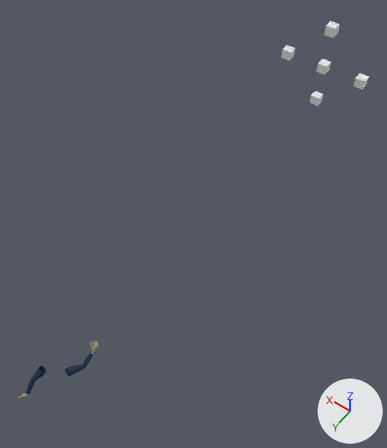
The Blender file Assets/3D Assets/Hands/FPS Mode Anims/Put Document In Mailbox.blend: old version first, new version second.
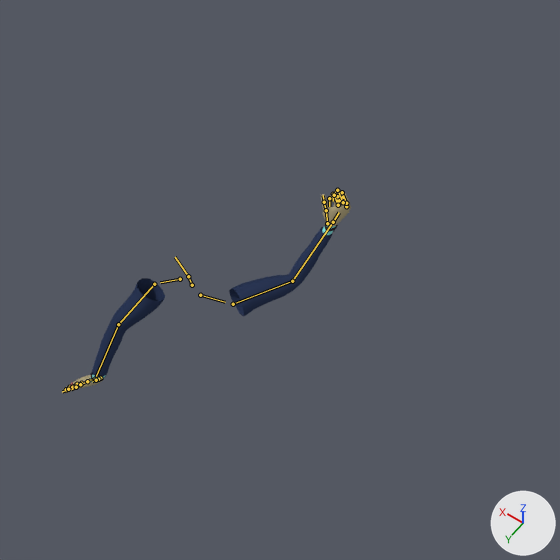
There are two pictures of each version: one whole from a camera (50 mm lens) standing at (-18.1, 7.2, 45.1) and looking at (-0.3, -17.7, 6.0), one close up on the part from 0% to 41% of the width and 64% to 100% of the height. Arrows for +X, +Y and +Z are at lower right; the lights stay in place. Both versions are drawn at frame 0 of the action 'metarigAction'; the numbers are the values there. The bones that bend it are drawn over the model as lines in the close-ups.

In view in the first close-up: 'Character Mesh'.
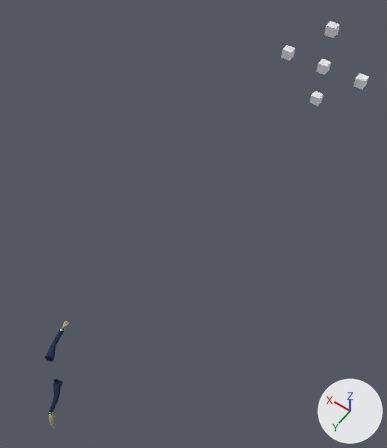
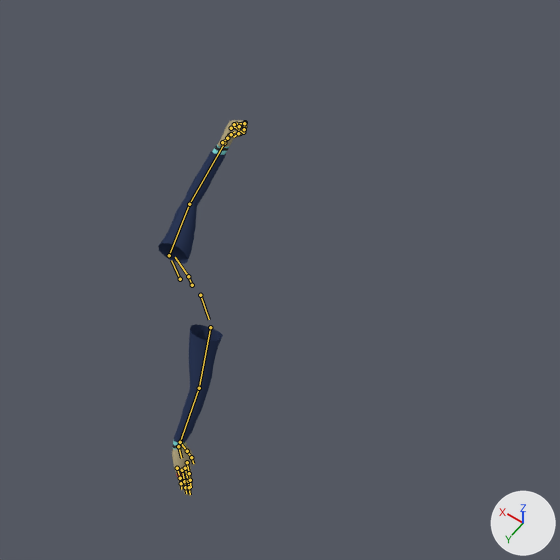
Boxes [x1, y1, x2, y2] around the edits, measured in the close-ups (560 x 560 px):
'Character Mesh', posed (69% narrower, 84% taller)
    before: [62, 190, 351, 394]
    after: [158, 120, 247, 497]
bone 'shoulder.L', root to tip
    before: (180, 279) to (160, 282)
    after: (180, 279) to (171, 260)
bone 'upper_arm.L', root to tip
    before: (154, 284) to (118, 324)
    after: (169, 255) to (189, 204)
bone 'forearm.L', root to tip
    before: (118, 324) to (95, 379)
    after: (189, 204) to (224, 143)
bone 'hand.L', root to tip
    before: (95, 379) to (87, 380)
    after: (224, 143) to (229, 133)
bone 'Pinkie1.L', root to tip
    before: (76, 385) to (69, 387)
    after: (237, 127) to (244, 126)
bone 'Pinkie2.L', root to tip
    before: (69, 387) to (66, 389)
    after: (244, 126) to (243, 132)
bone 'Pinkie3.L', root to tip
    before: (66, 389) to (63, 391)
    after: (243, 132) to (239, 134)
bone 'Ring1.L', root to tip
    before: (77, 384) to (69, 387)
    after: (236, 124) to (245, 122)
bone 'Ring2.L', root to tip
    before: (69, 387) to (66, 389)
    after: (245, 122) to (244, 129)
bone 'Ring3.L', root to tip
    before: (66, 389) to (62, 391)
    after: (244, 129) to (239, 132)
bone 'Middle1.L', root to tip
    before: (81, 383) to (72, 387)
    after: (234, 124) to (244, 123)
bone 'Middle2.L', root to tip
    before: (72, 387) to (68, 389)
    after: (244, 123) to (244, 129)
bone 'Middle3.L', root to tip
    before: (68, 389) to (64, 391)
    after: (244, 129) to (239, 133)
bone 'Index1.L', root to tip
    before: (87, 381) to (80, 384)
    after: (231, 128) to (239, 126)
bone 'Index2.L', root to tip
    before: (80, 384) to (76, 387)
    after: (239, 126) to (238, 133)
bone 'Index3.L', root to tip
    before: (76, 387) to (71, 389)
    after: (238, 133) to (233, 137)
bone 'Thumb1.L', root to tip
    before: (100, 378) to (98, 379)
    after: (222, 142) to (227, 138)
bone 'Thumb2.L', root to tip
    before: (98, 379) to (96, 380)
    after: (227, 138) to (231, 134)
bone 'shoulder.R', root to tip
    before: (200, 295) to (225, 302)
    after: (200, 295) to (209, 319)
bone 'upper_arm.R', root to tip
    before: (233, 304) to (292, 281)
    after: (210, 327) to (199, 388)
bone 'forearm.R', root to tip
    before: (292, 281) to (333, 222)
    after: (199, 388) to (178, 446)
bone 'hand.R', root to tip
    before: (333, 222) to (339, 212)
    after: (178, 446) to (181, 458)
bone 'Pinkie1.R', root to tip
    before: (346, 206) to (343, 197)
    after: (177, 468) to (180, 478)
bone 'Pinkie2.R', root to tip
    before: (343, 197) to (339, 200)
    after: (180, 478) to (181, 483)
bone 'Pinkie3.R', root to tip
    before: (339, 200) to (339, 206)
    after: (181, 483) to (181, 489)
bone 'Ring1.R', root to tip
    before: (346, 203) to (342, 192)
    after: (182, 470) to (184, 481)
bone 'Ring2.R', root to tip
    before: (342, 192) to (337, 196)
    after: (184, 481) to (185, 487)
bone 'Ring3.R', root to tip
    before: (337, 196) to (337, 202)
    after: (185, 487) to (186, 493)
bone 'Middle1.R', root to tip
    before: (343, 202) to (337, 190)
    after: (185, 468) to (188, 481)
bone 'Middle2.R', root to tip
    before: (337, 190) to (333, 194)
    after: (188, 481) to (189, 487)
bone 'Middle3.R', root to tip
    before: (333, 194) to (333, 201)
    after: (189, 487) to (190, 494)
bone 'Index1.R', root to tip
    before: (338, 205) to (334, 195)
    after: (187, 462) to (189, 473)
bone 'Index2.R', root to tip
    before: (334, 195) to (329, 198)
    after: (189, 473) to (190, 480)
bone 'Index3.R', root to tip
    before: (329, 198) to (329, 206)
    after: (190, 480) to (191, 487)
bone 'Thumb1.R', root to tip
    before: (327, 223) to (326, 210)
    after: (180, 442) to (187, 451)
bone 'Thumb2.R', root to tip
    before: (326, 210) to (324, 202)
    after: (187, 451) to (191, 457)

The edits, one by one:
Bone 'shoulder.L' (bone_shoulder_l) turns from (-3, 40, 29) to (14, -47, -22) degrees about its own x, y and z.
Bone 'upper_arm.L' (bone_upper_arm_l) turns from (8, 18, -56) to (32, 11, -54) degrees about its own x, y and z.
Bone 'forearm.L' (bone_forearm_l) turns from (7, -4, -13) to (63, -46, -58) degrees about its own x, y and z.
Bone 'hand.L' (bone_hand_l) turns from (-7, 6, 42) to (9, 48, 5) degrees about its own x, y and z.
Bone 'Pinkie1.L' (bone_pinkie1_l) turns from (0, 0, 0) to (23, 9, -43) degrees about its own x, y and z.
Bone 'Pinkie2.L' (bone_pinkie2_l) turns from (0, 0, 0) to (22, 23, -92) degrees about its own x, y and z.
Bone 'Pinkie3.L' (bone_pinkie3_l) turns from (0, 0, 0) to (23, 10, -43) degrees about its own x, y and z.
Bone 'Ring1.L' (bone_ring1_l) turns from (0, 0, 0) to (23, 10, -43) degrees about its own x, y and z.
Bone 'Ring2.L' (bone_ring2_l) turns from (0, 0, 0) to (22, 23, -92) degrees about its own x, y and z.
Bone 'Ring3.L' (bone_ring3_l) turns from (0, 0, 0) to (24, 10, -43) degrees about its own x, y and z.
Bone 'Middle1.L' (bone_middle1_l) turns from (0, 0, 0) to (22, 10, -43) degrees about its own x, y and z.
Bone 'Middle2.L' (bone_middle2_l) turns from (0, 0, 0) to (19, 26, -92) degrees about its own x, y and z.
Bone 'Middle3.L' (bone_middle3_l) turns from (0, 0, 0) to (23, 10, -43) degrees about its own x, y and z.
Bone 'Index1.L' (bone_index1_l) turns from (0, 0, 0) to (22, 11, -43) degrees about its own x, y and z.
Bone 'Index2.L' (bone_index2_l) turns from (0, 0, 0) to (19, 26, -92) degrees about its own x, y and z.
Bone 'Index3.L' (bone_index3_l) turns from (0, 0, 0) to (23, 13, -42) degrees about its own x, y and z.
Bone 'Thumb1.L' (bone_thumb1_l) turns from (0, 0, 0) to (1, 3, -20) degrees about its own x, y and z.
Bone 'Thumb2.L' (bone_thumb2_l) turns from (0, 0, 0) to (11, -8, -1) degrees about its own x, y and z.
Bone 'shoulder.R' (bone_shoulder_r) turns from (14, 47, 22) to (-3, -40, -29) degrees about its own x, y and z.
Bone 'upper_arm.R' (bone_upper_arm_r) turns from (32, -11, 54) to (8, -18, 56) degrees about its own x, y and z.
Bone 'forearm.R' (bone_forearm_r) turns from (63, 46, 58) to (7, 4, 13) degrees about its own x, y and z.
Bone 'hand.R' (bone_hand_r) turns from (9, -48, -5) to (-7, -6, -42) degrees about its own x, y and z.
Bone 'Pinkie1.R' (bone_pinkie1_r) turns from (23, -9, 43) to (0, 0, 0) degrees about its own x, y and z.
Bone 'Pinkie2.R' (bone_pinkie2_r) turns from (22, -23, 92) to (0, 0, 0) degrees about its own x, y and z.
Bone 'Pinkie3.R' (bone_pinkie3_r) turns from (23, -10, 43) to (0, 0, 0) degrees about its own x, y and z.
Bone 'Ring1.R' (bone_ring1_r) turns from (23, -10, 43) to (0, 0, 0) degrees about its own x, y and z.
Bone 'Ring2.R' (bone_ring2_r) turns from (22, -23, 92) to (0, 0, 0) degrees about its own x, y and z.
Bone 'Ring3.R' (bone_ring3_r) turns from (24, -10, 43) to (0, 0, 0) degrees about its own x, y and z.
Bone 'Middle1.R' (bone_middle1_r) turns from (22, -10, 43) to (0, 0, 0) degrees about its own x, y and z.
Bone 'Middle2.R' (bone_middle2_r) turns from (19, -26, 92) to (0, 0, 0) degrees about its own x, y and z.
Bone 'Middle3.R' (bone_middle3_r) turns from (23, -10, 43) to (0, 0, 0) degrees about its own x, y and z.
Bone 'Index1.R' (bone_index1_r) turns from (22, -11, 43) to (0, 0, 0) degrees about its own x, y and z.
Bone 'Index2.R' (bone_index2_r) turns from (19, -26, 92) to (0, 0, 0) degrees about its own x, y and z.
Bone 'Index3.R' (bone_index3_r) turns from (23, -13, 42) to (0, 0, 0) degrees about its own x, y and z.
Bone 'Thumb1.R' (bone_thumb1_r) turns from (1, -3, 20) to (0, 0, 0) degrees about its own x, y and z.
Bone 'Thumb2.R' (bone_thumb2_r) turns from (11, 8, 1) to (0, 0, 0) degrees about its own x, y and z.
